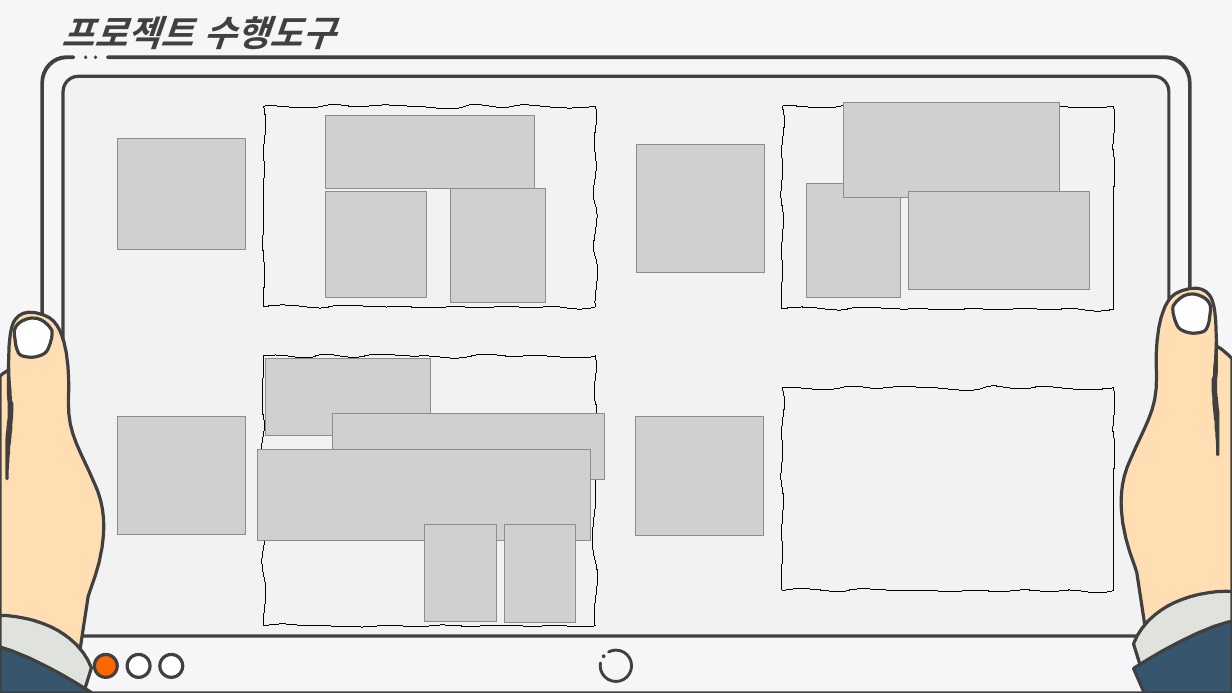
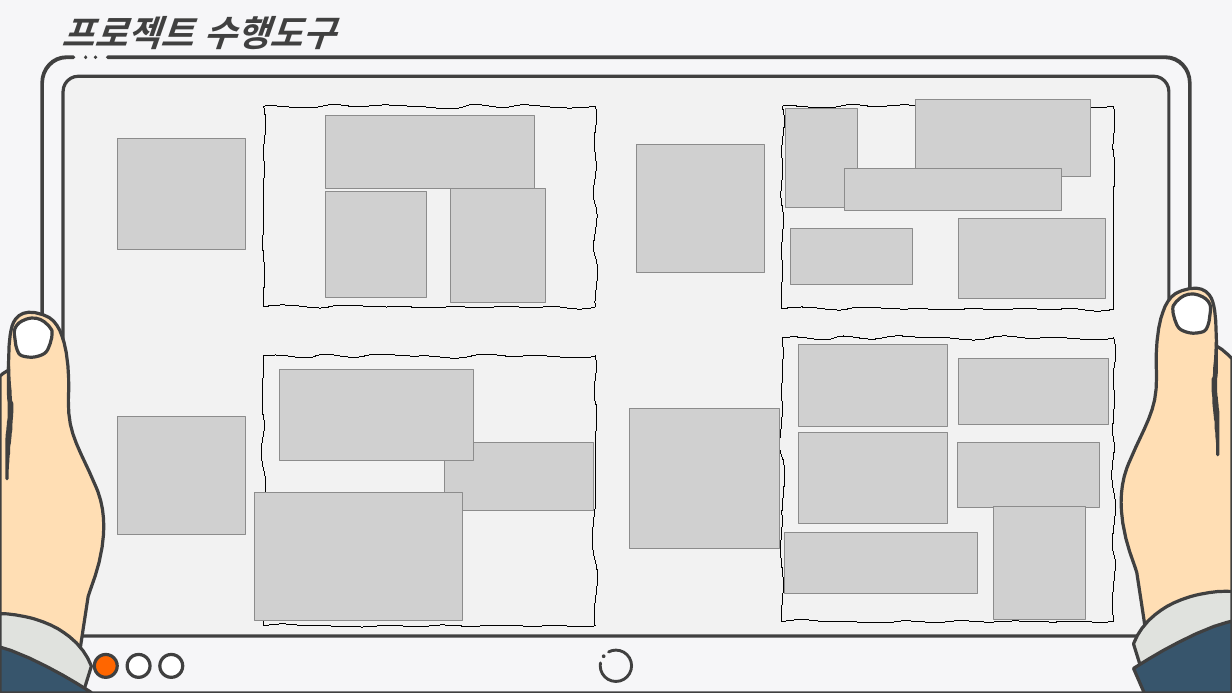
Before and after one commit to lee-dk/Final_Project, a slide deck: slide 3 of ppt/[융복합프로젝트]10조_또왓슈.pptx. Drawn at 1232x693 pixels with LibreOffice and Linux fonts; fonts in the diff are those of the drawing; grey boxes stand for pictures. Boxes give left, top, right and bottom in pixels: in the first picture for what was removed or moved away, otherwise in the second. Text is boxed around its words. In the diff, an @@ line names an element or a change of style, - is before the commit and + after.

Commit message:
20201218_ppt update

```diff
--- a/ppt/[융복합프로젝트]10조_또왓슈.pptx
+++ b/ppt/[융복합프로젝트]10조_또왓슈.pptx
@@ picture: place and size @@
-picture at (806, 183, 901, 297)
+picture at (786, 109, 859, 208)
@@ picture: place and size @@
-picture at (844, 103, 1059, 198)
+picture at (916, 99, 1091, 177)
@@ picture added at (845, 168, 1061, 211) @@
@@ picture added at (790, 229, 913, 286) @@
@@ picture: place and size @@
-picture at (909, 191, 1090, 290)
+picture at (959, 219, 1105, 299)
@@ picture removed at (266, 359, 432, 435) @@
@@ freeform shape: place and size @@
-freeform shape at (782, 388, 1114, 592)
+freeform shape at (782, 338, 1114, 622)
@@ picture added at (799, 345, 948, 426) @@
@@ picture added at (958, 359, 1109, 424) @@
@@ picture added at (279, 370, 473, 461) @@
@@ picture removed at (332, 413, 604, 479) @@
@@ picture: place and size @@
-picture at (636, 417, 764, 536)
+picture at (629, 409, 780, 549)
@@ picture removed at (258, 449, 591, 541) @@
@@ picture added at (445, 443, 594, 511) @@
@@ picture added at (799, 433, 948, 524) @@
@@ picture added at (958, 443, 1100, 508) @@
@@ picture added at (254, 493, 463, 621) @@
@@ picture added at (994, 506, 1085, 620) @@
@@ picture removed at (425, 524, 496, 621) @@
@@ picture removed at (505, 524, 576, 622) @@
@@ picture added at (785, 532, 978, 594) @@
@@ freeform shape at (0, 614, 91, 693): outline redrawn @@
```
Also in this commit, not shown: 2 other slides changed, 13 slides added.
